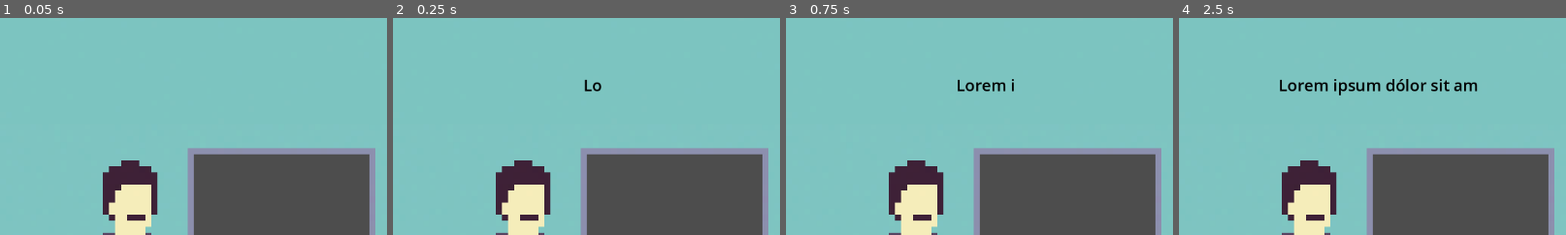
Above: before the commit, frames 1-4 (left to right).
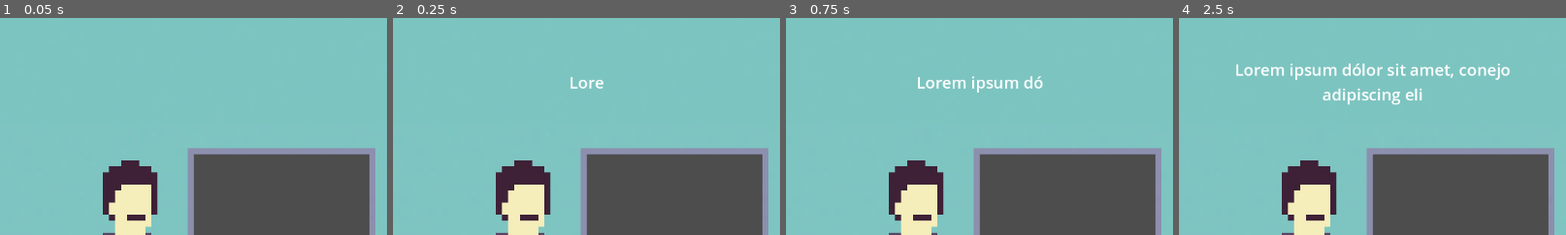
Above: after the commit, the same moments.

Repository: milksake/Teleprompter
Game: Godot game, scene res://Scenes/main.tscn
Same seed, same stepped clock (60 frames per second), same inputs: the game is played once before the commit and once after it. The project has no main scene, so this scene is started directly. The engine's default icon, where the game draws it, is replaced by a stand-in: a white triangle on a blue panel in a dark square.
Inputs:
- Up to frame 1 (0.05 s): no input
- Up to frame 2 (0.25 s): no input
- Up to frame 3 (0.75 s): tap Enter at 0.5 s
- Up to frame 4 (2.5 s): no input
The pictures show only the part of the screen within x 0-50%, y 0-50%; the shares and areas given below are measured in that part.

Frame 1 is identical in both runs. In frame 2, 0.3% of the frame differs, in the area x 45-55%, y 27-34%; in frame 3, 0.9%; in frame 4, 3.6%, in the area x 14-86%, y 20-41%.

Commit message:
mejorado text bubble

Diff:
--- a/Scenes/main.gd
+++ b/Scenes/main.gd
@@ -19,7 +19,7 @@
 		text_script.load("res://LevelResources/level_" + Globals.current_level + ".tres")
 	finished_input = tele.initialize_values(text_script.text)
 	word_bank.create_text_options(text_script.word_bank)
-	text_bubble.add_text(tele.label.get_parsed_text().lstrip(" \n"))
+	text_bubble.add_text(tele.label.get_parsed_text())
 
 func _process(delta):
 	if (finished_input and finished_scrolling) and not disable:
--- a/Scenes/main.tscn
+++ b/Scenes/main.tscn
@@ -83,10 +83,10 @@
 texture = ExtResource("6_vvf1y")
 
 [node name="TextBubble" parent="." instance=ExtResource("7_j6hh5")]
-offset_left = 136.0
-offset_top = 64.0
-offset_right = 458.0
-offset_bottom = 136.0
+offset_left = 64.0
+offset_top = 32.0
+offset_right = 512.0
+offset_bottom = 160.0
 
 [node name="MenuCanvas" type="CanvasLayer" parent="."]
 unique_name_in_owner = true
--- a/TextBubble/text_bubble.gd
+++ b/TextBubble/text_bubble.gd
@@ -8,7 +8,6 @@
 # Called when the node enters the scene tree for the first time.
 func _ready():
 	timer.connect("timeout", add_char)
-	#add_text("NOTICIA DE ÚLTIMO MINUTO. Osito Peru muere tras un choque múltiple en la carretera central.")
 
 func add_char():
 	if text_index < text_string.length():
@@ -24,6 +23,7 @@
 		text_index += 1
 
 func add_text(new_text: String):
+	new_text = new_text.lstrip(" \t\r\n").rstrip(" \t\r\n")
 	text = ""
 	text_string = new_text
 	text_index = 0
--- a/TextBubble/text_bubble.tscn
+++ b/TextBubble/text_bubble.tscn
@@ -9,7 +9,6 @@
 [node name="TextBubble" type="Label"]
 offset_right = 322.0
 offset_bottom = 176.0
-theme_override_colors/font_color = Color(0, 0, 0, 1)
 theme_override_font_sizes/font_size = 24
 horizontal_alignment = 1
 vertical_alignment = 1
@@ -17,7 +16,7 @@
 script = ExtResource("1_5tip0")
 
 [node name="Timer" type="Timer" parent="."]
-wait_time = 0.1
+wait_time = 0.05
 
 [node name="bip1" type="AudioStreamPlayer" parent="."]
 stream = ExtResource("3_qv2jt")
